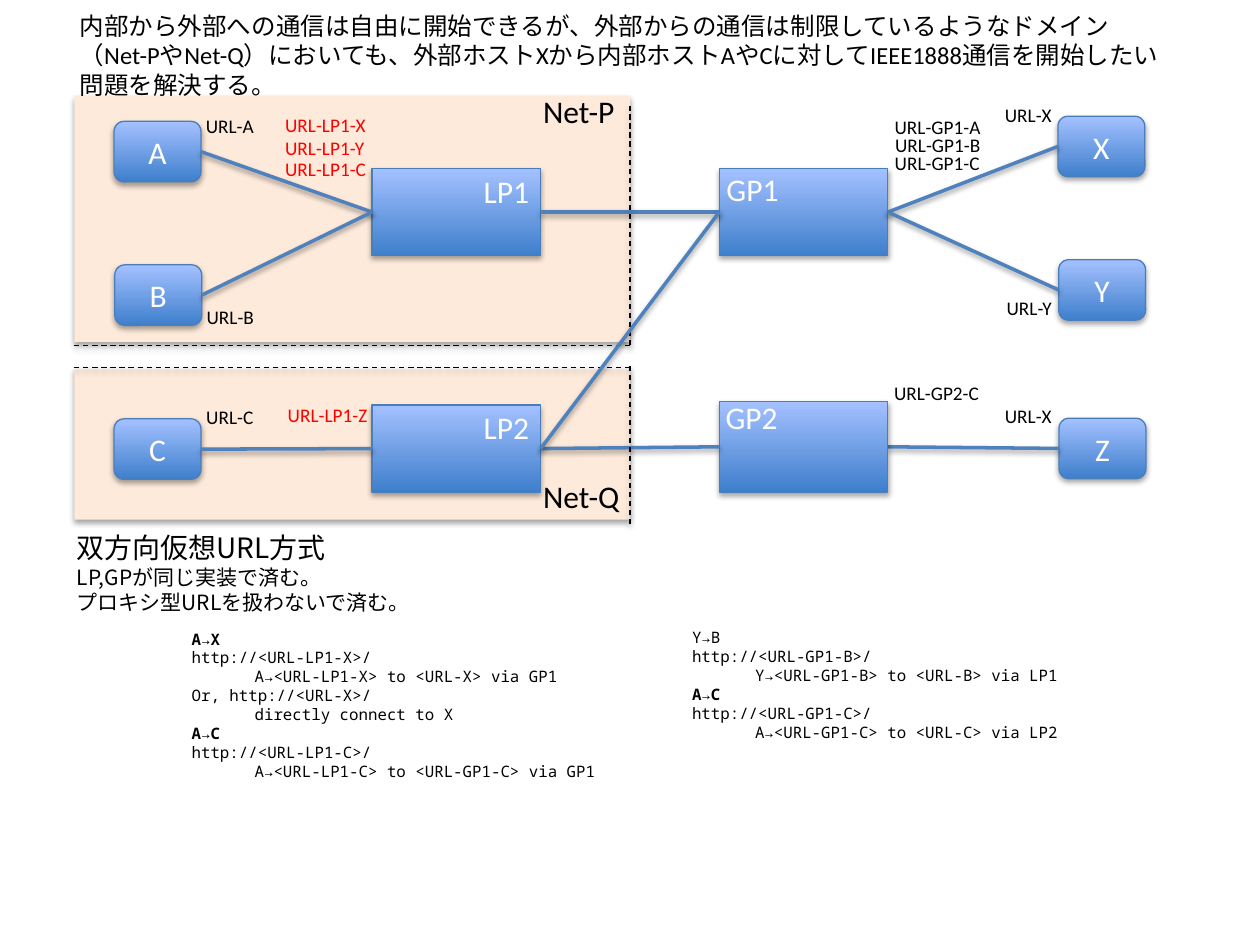
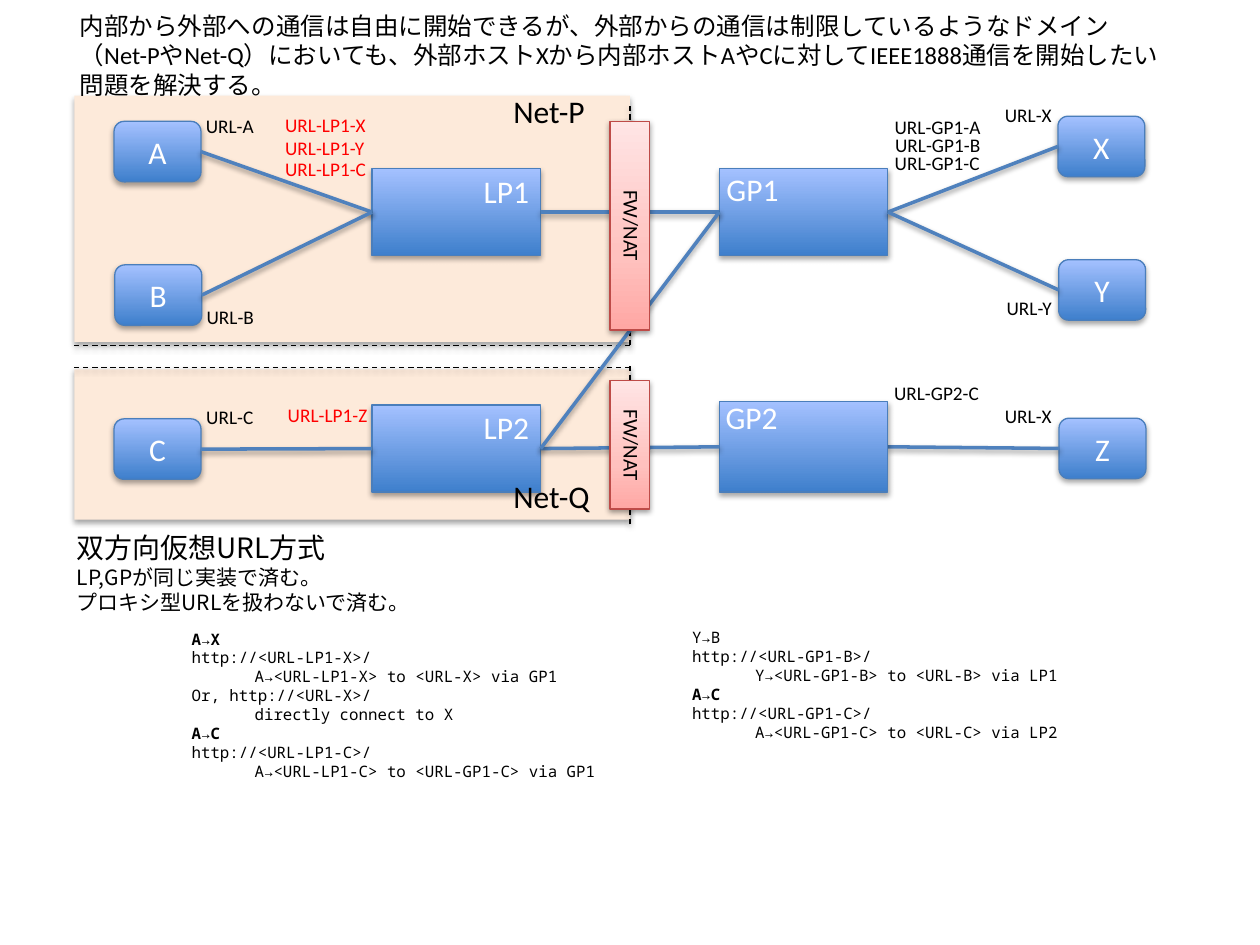
Before and after one commit to tanupoo/west, a slide deck: slide 6 of doc/any-proxy-websocket.pptx (slide 5 before the commit). Drawn at 1260x945 pixels with LibreOffice and Linux fonts; fonts in the diff are those of the drawing. Boxes give left, top, right and bottom in pixels: in the first picture for what was removed or moved away, otherwise in the second. Text is boxed around its words. In the diff, an @@ line names an element or a change of style, - is before the commit and + after.

Commit message:
updated

```diff
--- a/doc/any-proxy-websocket.pptx
+++ b/doc/any-proxy-websocket.pptx
@@ text "Net-P": place and size @@
-text "Net-P" at bbox=[543, 102, 614, 124]
+text "Net-P" at bbox=[513, 102, 584, 124]
@@ rectangle added at bbox=[610, 121, 649, 330], fill gradient #FFA6A5 to #FFC0BF to #FFE7E7, outline #BF4C48 0.75 pt @@
@@ text added at bbox=[618, 197, 644, 259], 12 pt, text #000000 @@
+FW/NAT
@@ rectangle added at bbox=[610, 381, 649, 509], fill gradient #FFA6A5 to #FFC0BF to #FFE7E7, outline #BF4C48 0.75 pt @@
@@ text added at bbox=[618, 417, 644, 479], 12 pt, text #000000 @@
+FW/NAT
@@ text "Net-Q" rewrapped from bbox=[543, 487, 619, 513] to bbox=[513, 482, 589, 513] @@
```
Also in this commit, not shown: 1 other slide changed, 2 slides added.
